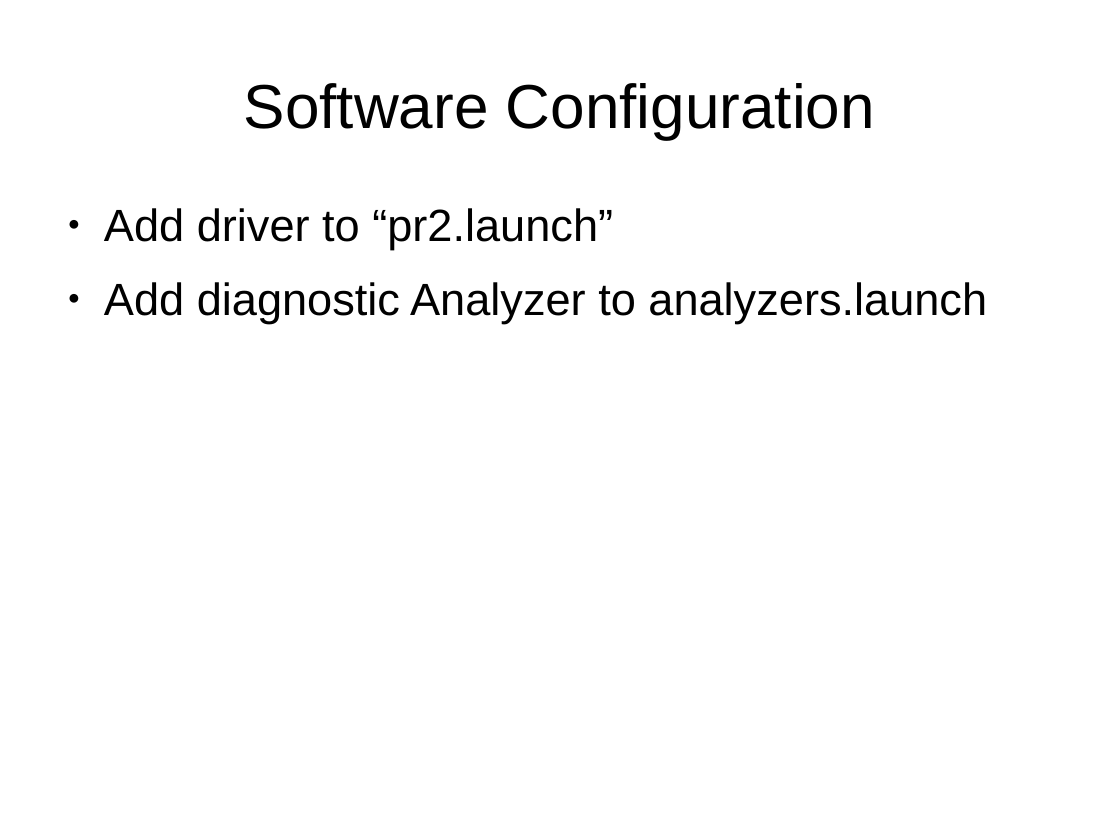
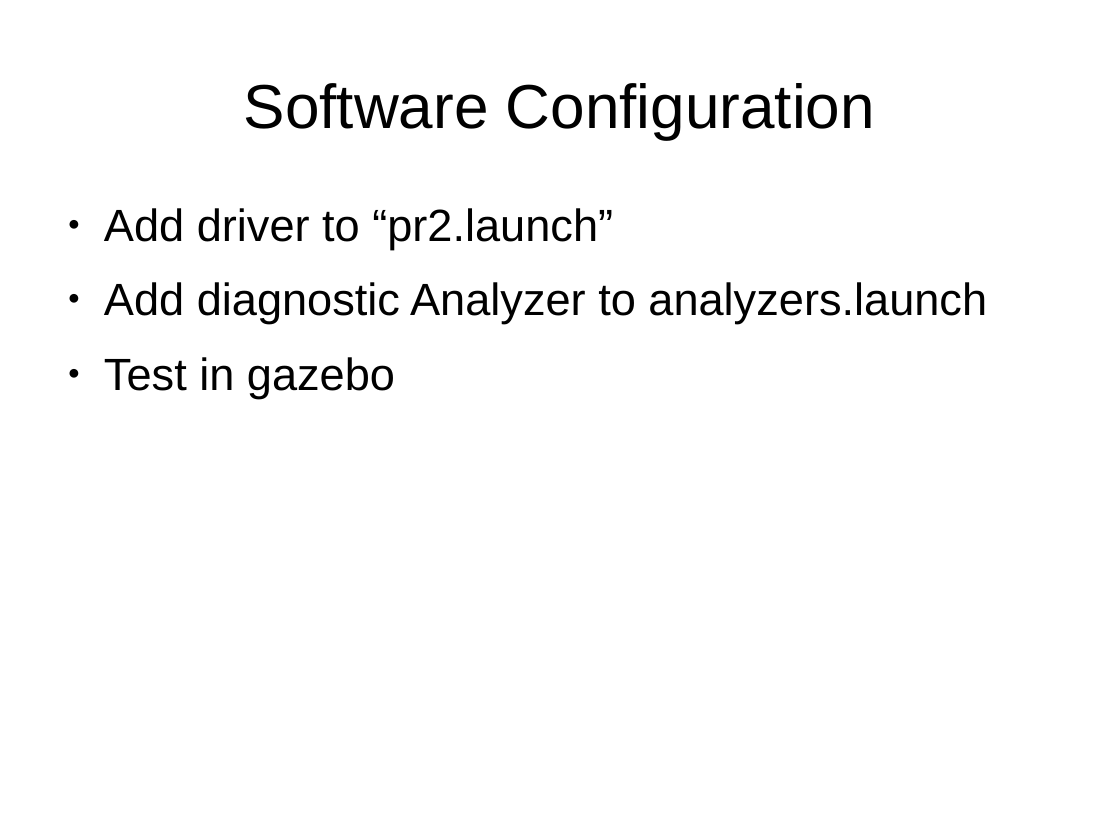
Before and after one commit to PR2/pr2_docs, a slide deck: slide 7 of pr2_training_workshop/modifying_pr2/adding_sensor.odp (slide 8 before the commit). Drawn at 1120x840 pixels with LibreOffice and Linux fonts; fonts in the diff are those of the drawing. Boxes give left, top, right and bottom in pixels: in the first picture for what was removed or moved away, otherwise in the second. Text is boxed around its words. In the diff, an @@ line names an element or a change of style, - is before the commit and + after.

```diff
--- a/pr2_training_workshop/modifying_pr2/adding_sensor.odp
+++ b/pr2_training_workshop/modifying_pr2/adding_sensor.odp
@@ text at [104, 357, 395, 398]: paragraph added @@
+● Test in gazebo
```
Also in this commit, not shown: 1 slide added.
